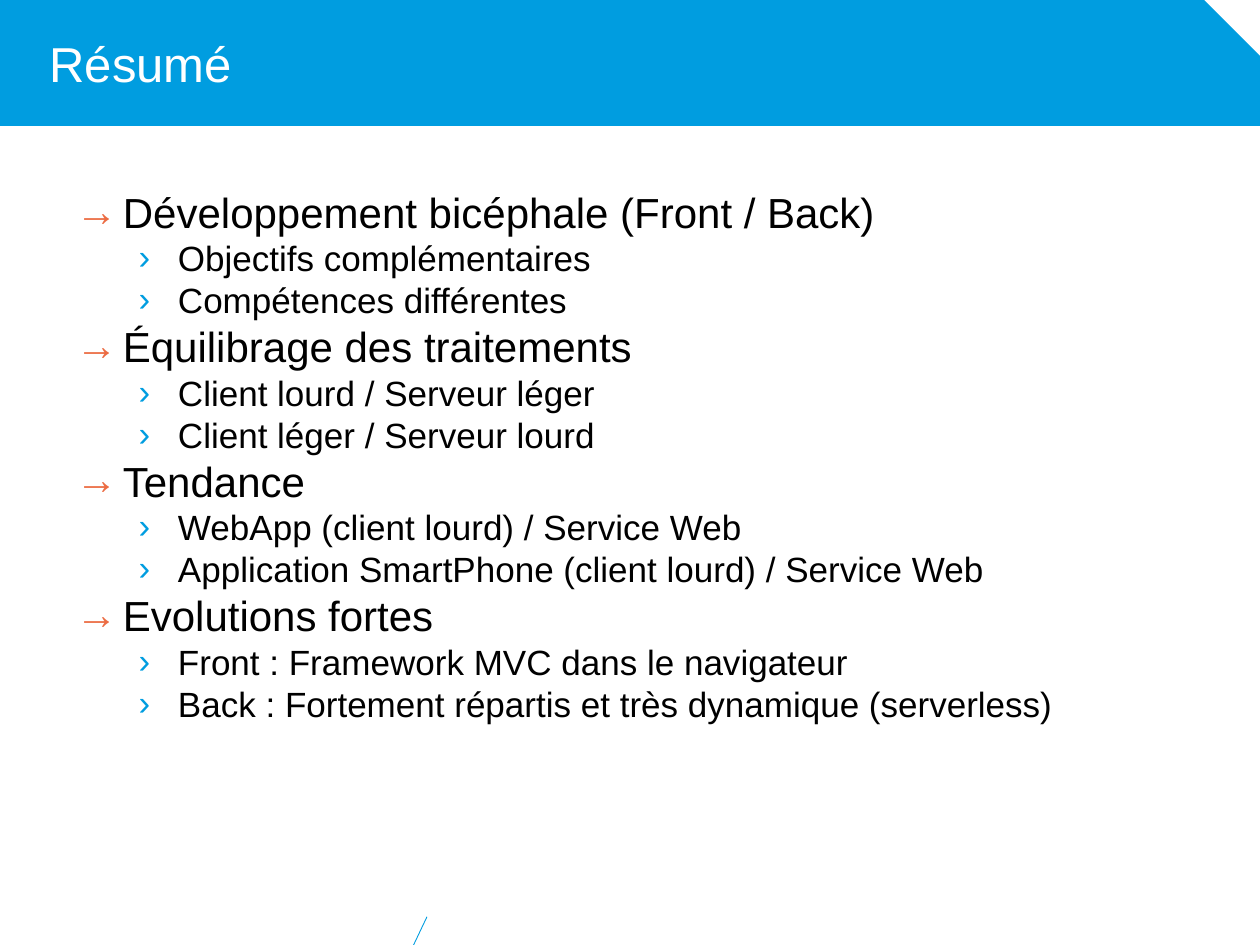
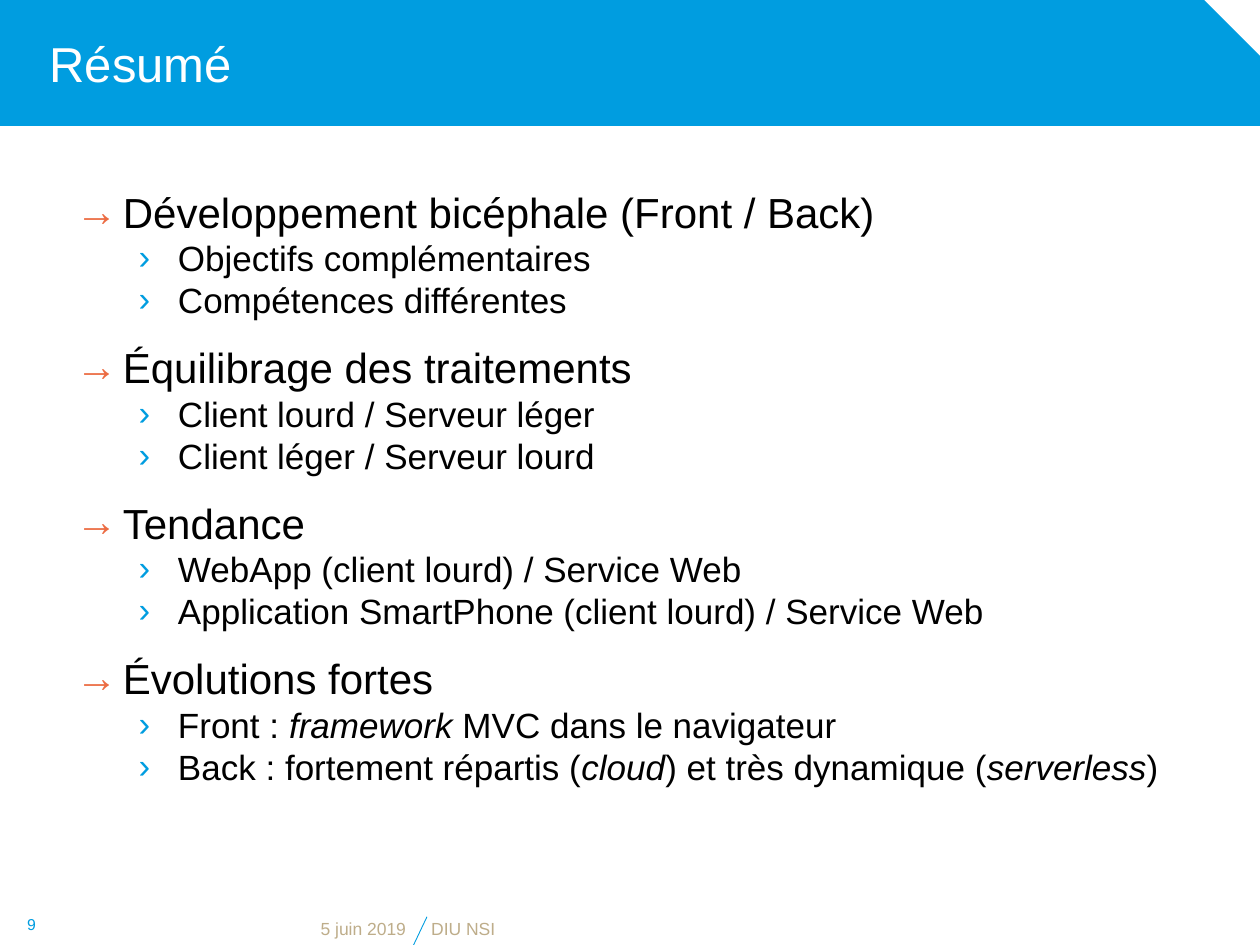
Before and after one commit to diu-uf-bordeaux/bloc1, a slide deck: slide 9 of web/5-Developpement/developpement.pptx. Drawn at 1260x945 pixels with LibreOffice and Linux fonts; fonts in the diff are those of the drawing; background and template pictures are left out. Boxes give left, top, right and bottom in pixels: in the first picture for what was removed or moved away, otherwise in the second. Text is boxed around its words. In the diff, an @@ line names an element or a change of style, - is before the commit and + after.

```diff
--- a/web/5-Developpement/developpement.pptx
+++ b/web/5-Developpement/developpement.pptx
@@ text at <box>123,350,632,540</box>: more space between paragraphs @@
@@ text at <box>123,661,1159,786</box>: text changed @@
-→ Evolutions fortes
-  › Front : Framework MVC dans le navigateur
-  › Back : Fortement répartis et très dynamique (serverless)
+→ Évolutions fortes
+  › Front : framework MVC dans le navigateur
+  › Back : fortement répartis (cloud) et très dynamique (serverless)
@@ page number added at <box>27,919,36,930</box>, 9 pt, text #009DE0 @@
+9
@@ text added at <box>321,922,406,939</box>, 10 pt, text #BEAD8A @@
+5 juin 2019
@@ text added at <box>431,923,495,935</box>, 10 pt, text #BEAD8A @@
+DIU NSI
```
Also in this commit, not shown: 6 other slides changed.
